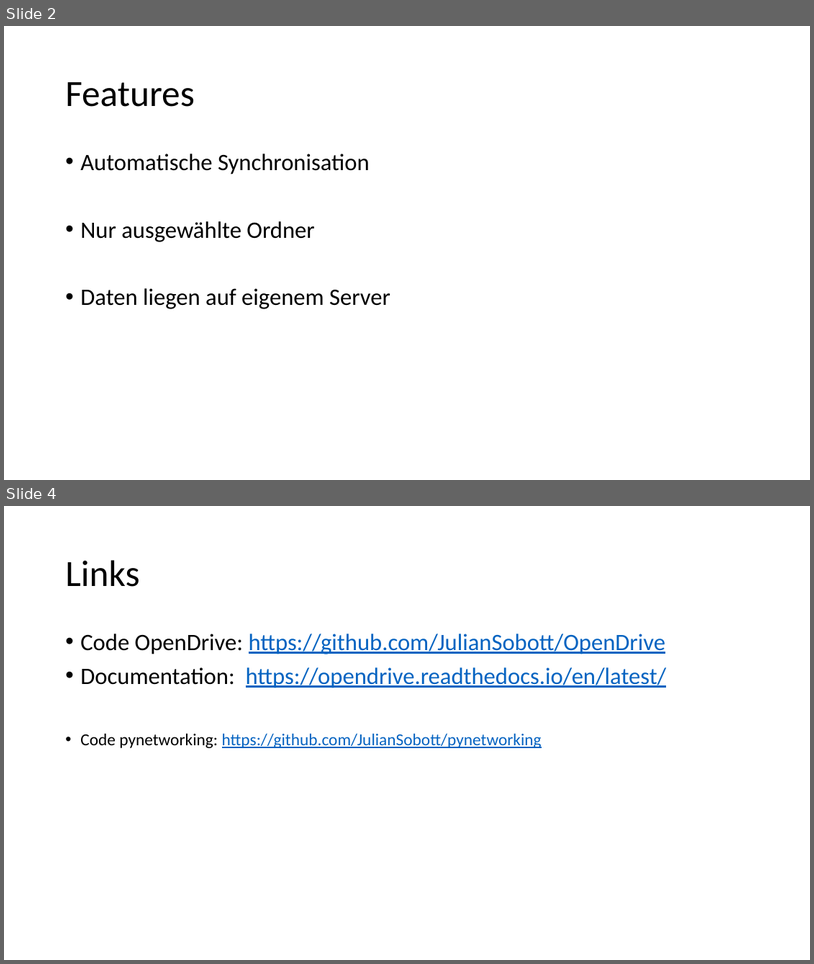
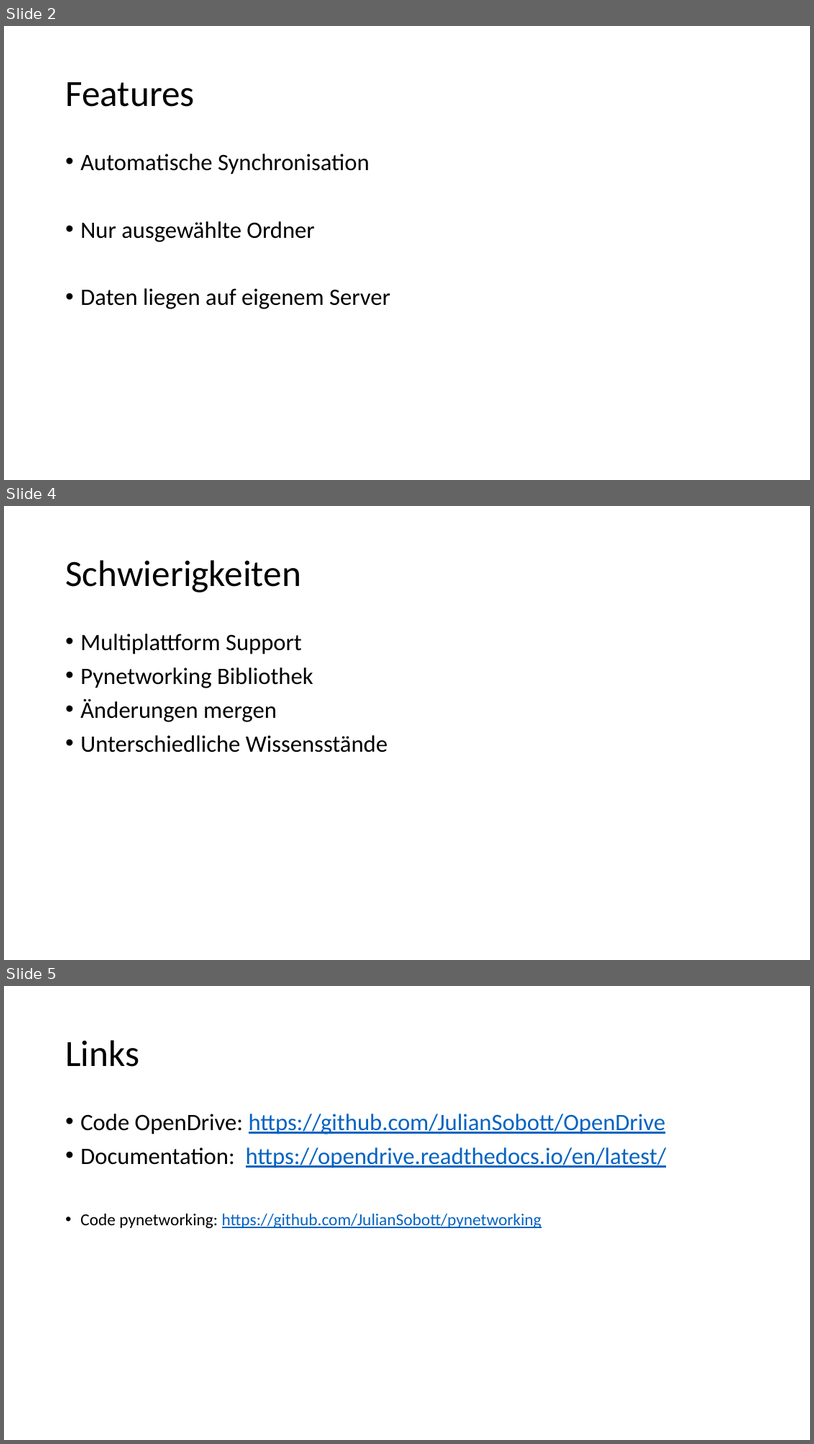
Before and after one commit to JulianSobott/OpenDrive, a slide deck: docs/OpenDrive.pptx. Shown one above the other, each under a label of ours: slides 2 and 4 before the commit, slides 2, 4 and 5 after it; the slides between them are not shown. The pictures are 814x964 and 814x1444 pixels, drawn with LibreOffice and Linux fonts; fonts in the diff are those of the drawing; background and template pictures are left out. Boxes give left, top, right and bottom in pixels: in the first picture for what was removed or moved away, otherwise in the second. Text is boxed around its words. In the diff, an @@ line names an element or a change of style, - is before the commit and + after.

```diff
--- a/docs/OpenDrive.pptx
+++ b/docs/OpenDrive.pptx
@@ slide 4 added at bbox=[4, 506, 810, 960], background picture (left out) @@
@@ title added at bbox=[65, 560, 301, 592], 44 pt, text #000000 @@
+Schwierigkeiten
@@ text added at bbox=[80, 633, 388, 752], 28 pt, text #000000 @@
+• Multiplattform Support
+• Pynetworking Bibliothek
+• Änderungen mergen
+• Unterschiedliche Wissensstände
@@ what was slide 4 is now slide 5 @@
```
Also in this commit, not shown: 1 slide changed.
